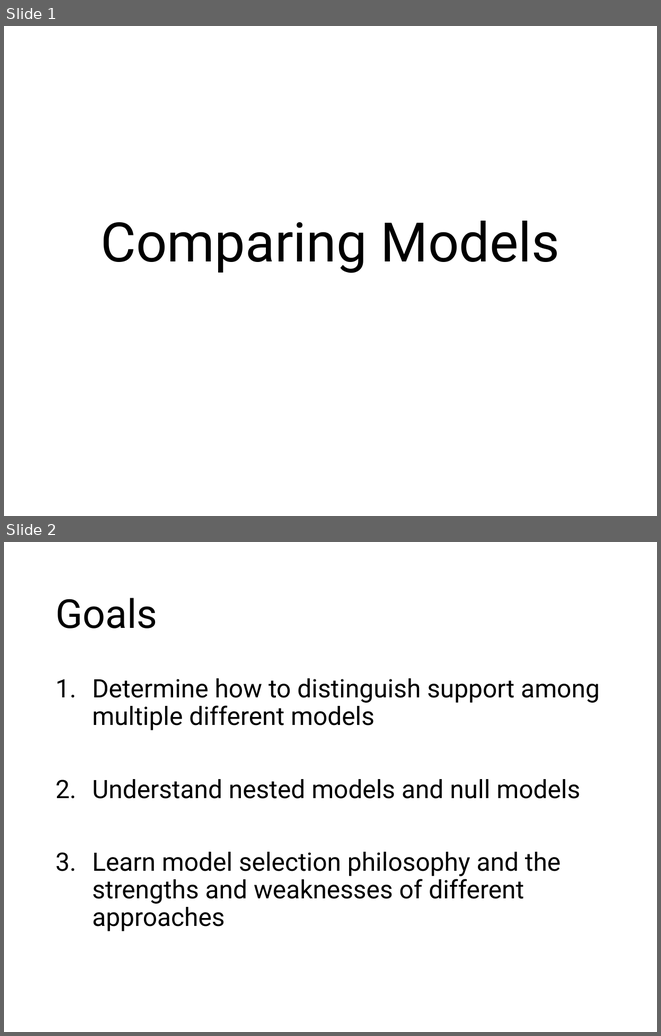
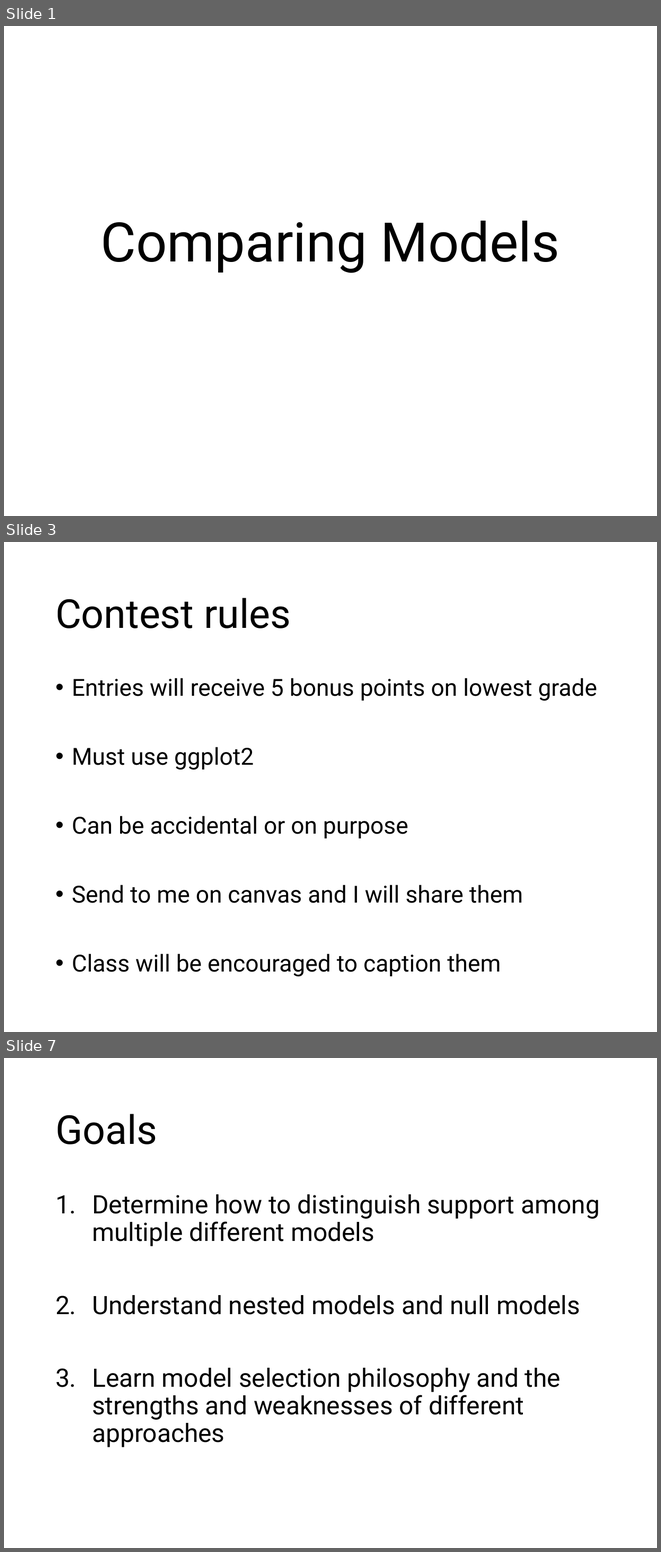
Before and after one commit to VTQuantMethodsEEB/klangwig, a slide deck: lectures/week_11_model_selection/le111_model_selection.pptx. Shown one above the other, each under a label of ours: slides 1 and 2 before the commit, slides 1, 3 and 7 after it; the slides between them are not shown. The pictures are 661x1036 and 661x1552 pixels, drawn with LibreOffice and Linux fonts; fonts in the diff are those of the drawing. Boxes give left, top, right and bottom in pixels: in the first picture for what was removed or moved away, otherwise in the second. Text is boxed around its words. In the diff, an @@ line names an element or a change of style, - is before the commit and + after.

```diff
--- a/lectures/week_11_model_selection/le111_model_selection.pptx
+++ b/lectures/week_11_model_selection/le111_model_selection.pptx
@@ slide 3 added at (x1=4, y1=542, x2=657, y2=1032), background #FFFFFF @@
@@ title added at (x1=55, y1=598, x2=291, y2=628), 44 pt, text #000000 @@
+Contest rules
@@ text added at (x1=72, y1=678, x2=598, y2=977), 25.9 pt, text #000000 @@
+• Entries will receive 5 bonus points on lowest grade
+• Must use ggplot2
+• Can be accidental or on purpose
+• Send to me on canvas and I will share them
+• Class will be encouraged to caption them
@@ what was slide 2 is now slide 7 @@
```
Also in this commit, not shown: 2 slides changed, 4 other slides added, 2 other files.
